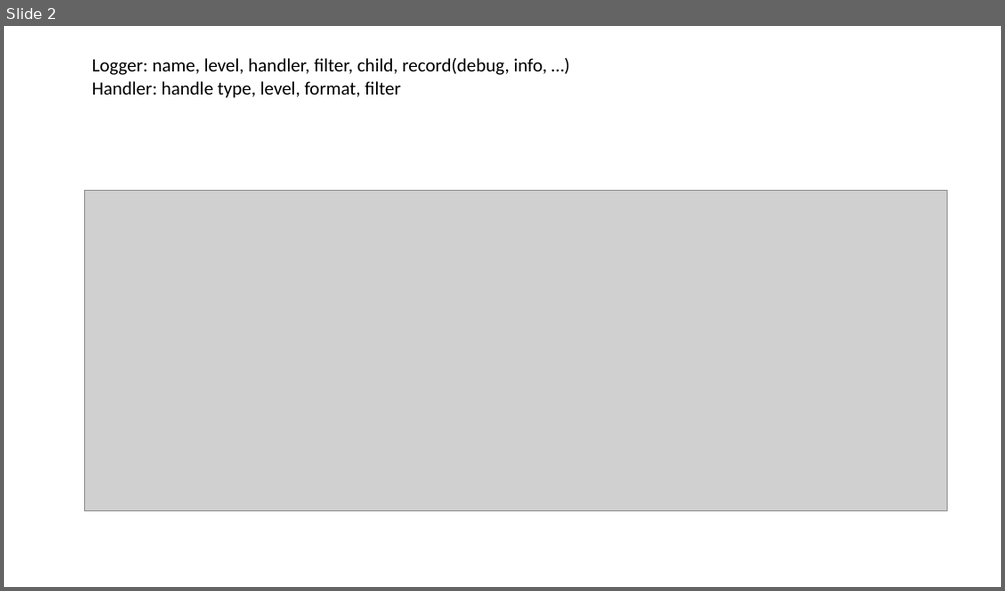
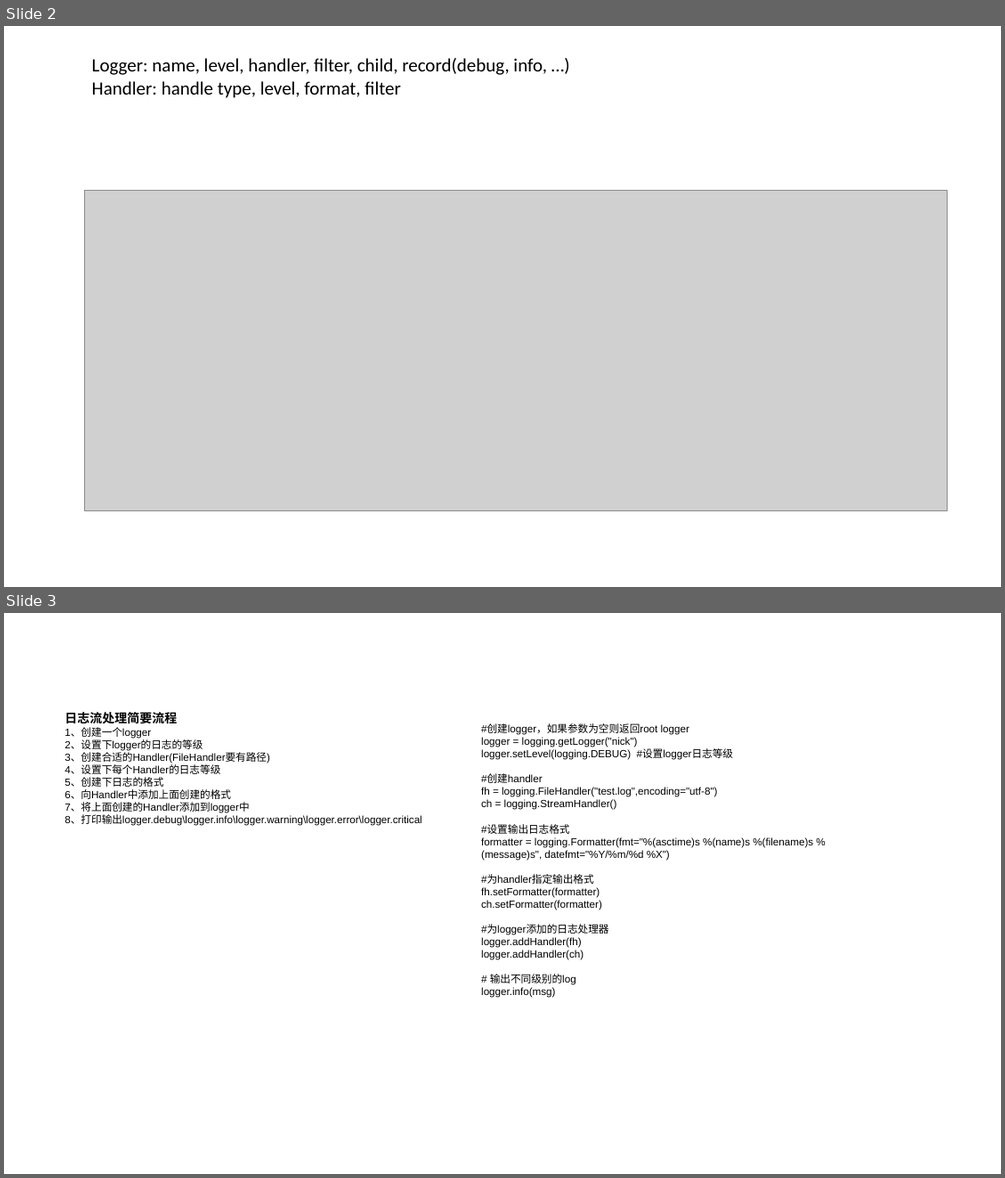
Before and after one commit to daodaogua/cheat-sheet, a slide deck: logging/logging.ppt. Shown one above the other, each under a label of ours: slide 2 before the commit, slides 2 and 3 after it. The pictures are 1005x591 and 1005x1178 pixels, drawn with LibreOffice and Linux fonts; fonts in the diff are those of the drawing; grey boxes stand for pictures. Boxes give left, top, right and bottom in pixels: in the first picture for what was removed or moved away, otherwise in the second. Text is boxed around its words. In the diff, an @@ line names an element or a change of style, - is before the commit and + after.

Commit message:
revise logging

```diff
--- a/logging/logging.ppt
+++ b/logging/logging.ppt
@@ slide 3 added at (4, 613, 1001, 1174), background #FFFFFF @@
@@ text added at (65, 712, 421, 826), 10 pt, text #000000 @@
+日志流处理简要流程
+1、创建一个logger
+2、设置下logger的日志的等级
+3、创建合适的Handler(FileHandler要有路径)
+4、设置下每个Handler的日志等级
+5、创建下日志的格式
+6、向Handler中添加上面创建的格式
+7、将上面创建的Handler添加到logger中
+8、打印输出logger.debug\logger.info\logger.warning\logger.error\logger.critical
@@ text added at (481, 724, 813, 997), 10 pt, text #000000 @@
+#创建logger，如果参数为空则返回root logger
+logger = logging.getLogger("nick")
+logger.setLevel(logging.DEBUG) #设置logger日志等级
+#创建handler
+fh = logging.FileHandler("test.log",encoding="utf-8")
+ch = logging.StreamHandler()
+#设置输出日志格式
+formatter = logging.Formatter(fmt="%(asctime)s %(name)s %(filename)s %(message)s", datefmt="%Y/%m/%d %X")
+#为handler指定输出格式
+fh.setFormatter(formatter)
+ch.setFormatter(formatter)
+#为logger添加的日志处理器
+logger.addHandler(fh)
+logger.addHandler(ch)
+# 输出不同级别的log
+logger.info(msg)
```
Also in this commit, not shown: 1 slide changed, 1 other file.
